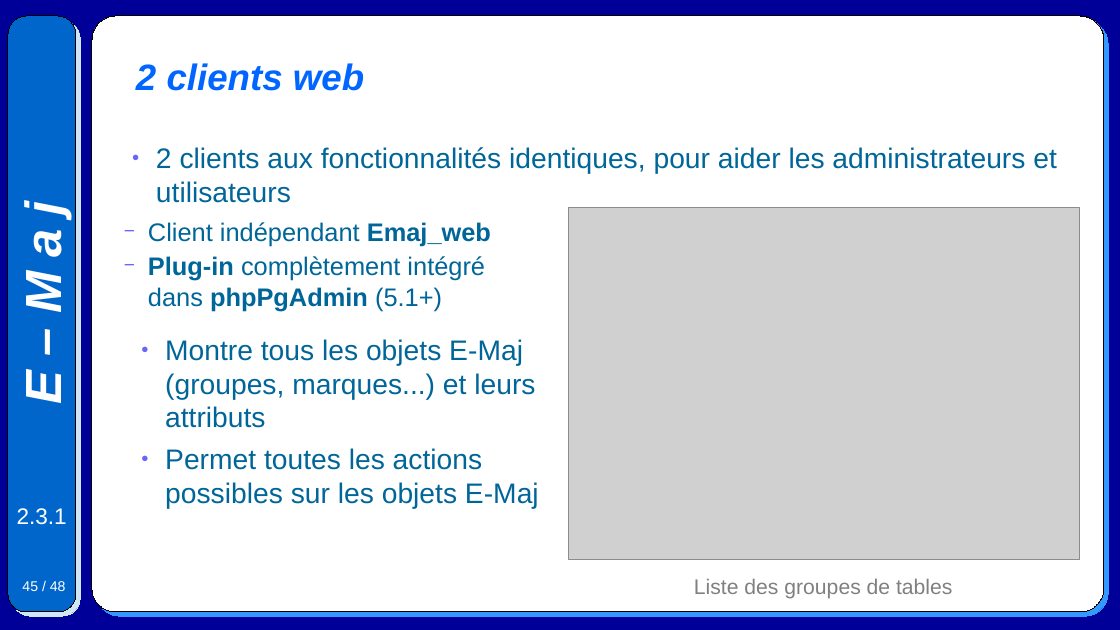
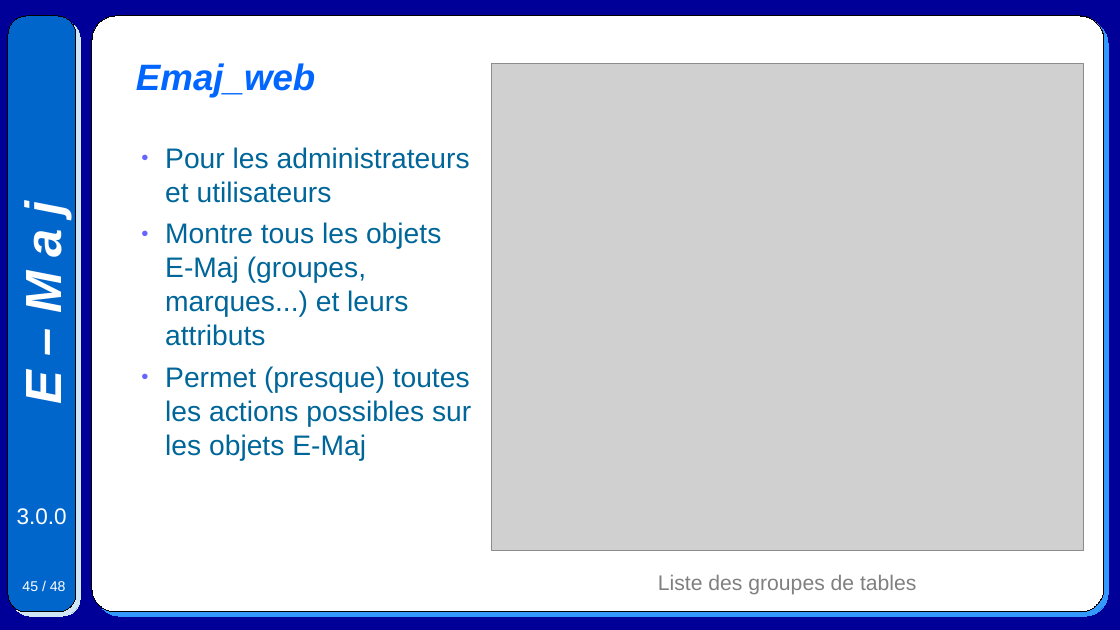
Before and after one commit to beaud76/emaj_doc, a slide deck: slide 45 of Emaj.devel_pres_fr.odp. Drawn at 1120x630 pixels with LibreOffice and Linux fonts; fonts in the diff are those of the drawing; grey boxes stand for pictures. Boxes give left, top, right and bottom in pixels: in the first picture for what was removed or moved away, otherwise in the second. Text is boxed around its words. In the diff, an @@ line names an element or a change of style, - is before the commit and + after.

```diff
--- a/Emaj.devel_pres_fr.odp
+++ b/Emaj.devel_pres_fr.odp
@@ title at [136, 63, 315, 98]: text changed @@
-2 clients web
+Emaj_web
@@ picture: place and size @@
-picture at [569, 208, 1080, 560]
+picture at [492, 64, 1084, 551]
@@ text "Pour les administrateurs et utilisateurs": place and size @@
-text "Pour les administrateurs et utilisateurs" at [165, 339, 539, 509]
+text "Pour les administrateurs et utilisateurs" at [165, 147, 471, 461]
@@ text removed at [148, 147, 1057, 311] @@
-● 2 clients aux fonctionnalités identiques, pour aider les administrateurs et utilisateurs
-  − Client indépendant Emaj_web
-  − Plug-in complètement intégré
-    dans phpPgAdmin (5.1+)
@@ text at [165, 147, 470, 203]: paragraph added @@
+● Pour les administrateurs et utilisateurs
@@ text at [165, 366, 471, 461]: text changed @@
-● Permet toutes les actions possibles sur les objets E-Maj
+● Permet (presque) toutes les actions possibles sur les objets E-Maj
@@ text at [17, 508, 67, 525]: text changed @@
-2.3.1
+3.0.0
@@ text "Liste des groupes de tables": place and size @@
-text "Liste des groupes de tables" at [694, 578, 952, 599]
+text "Liste des groupes de tables" at [658, 574, 916, 595]
```
Also in this commit, not shown: 47 other slides changed, 6 other files.
